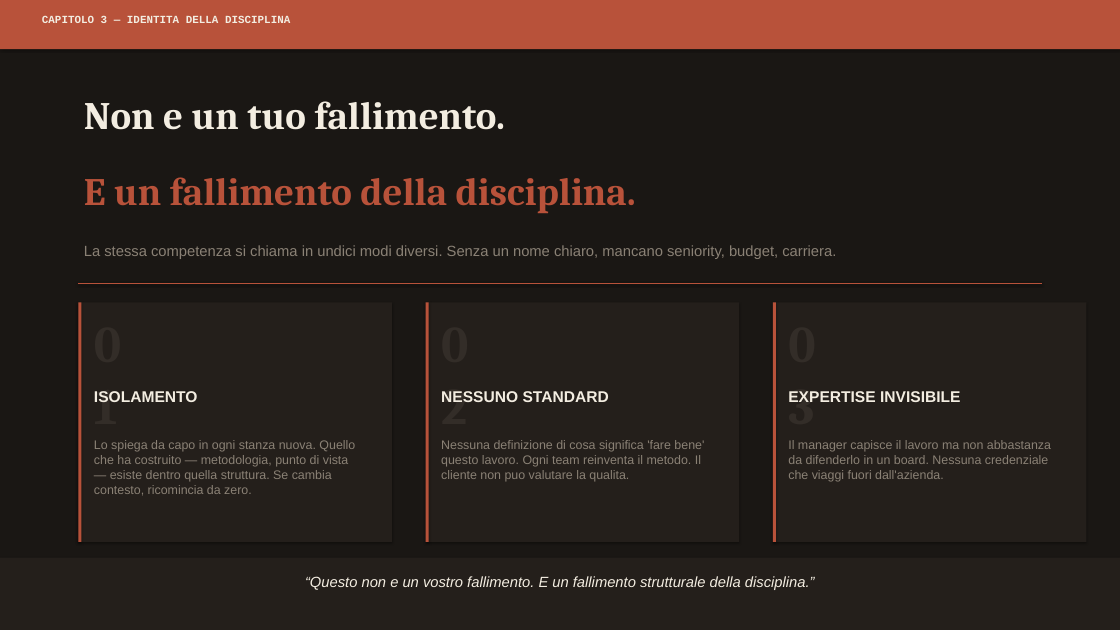
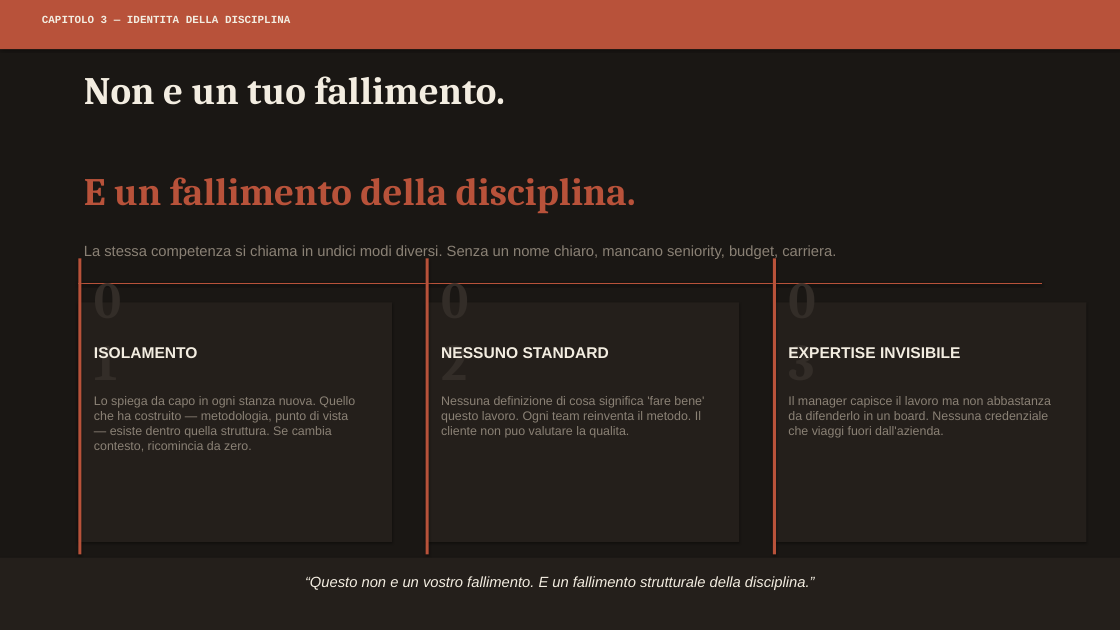
Before and after one commit to vincenzom1986/Test, a slide deck: slide 6 of Social_Listening_Speech_FINAL_v4.pptx. Drawn at 1120x630 pixels with LibreOffice and Linux fonts; fonts in the diff are those of the drawing. Boxes give left, top, right and bottom in pixels: in the first picture for what was removed or moved away, otherwise in the second. Text is boxed around its words. In the diff, an @@ line names an element or a change of style, - is before the commit and + after.

```diff
--- a/Social_Listening_Speech_FINAL_v4.pptx
+++ b/Social_Listening_Speech_FINAL_v4.pptx
@@ text "Non e un tuo fallimento." moved from (x1=84, y1=101, x2=506, y2=130) to (x1=84, y1=76, x2=506, y2=105) @@
@@ rectangle resized from (x1=78, y1=302, x2=82, y2=542) to (x1=78, y1=258, x2=82, y2=554) @@
@@ rectangle resized from (x1=426, y1=302, x2=429, y2=542) to (x1=426, y1=258, x2=429, y2=554) @@
@@ rectangle resized from (x1=773, y1=302, x2=776, y2=542) to (x1=773, y1=258, x2=776, y2=554) @@
@@ 6 texts moved together from (x1=88, y1=309, x2=960, y2=402) to (x1=88, y1=264, x2=960, y2=358) @@
@@ text "Lo spiega da capo in ..." moved from (x1=94, y1=440, x2=355, y2=496) to (x1=94, y1=396, x2=355, y2=452) @@
@@ text "Nessuna definizione di cosa significa ..." moved from (x1=441, y1=440, x2=704, y2=482) to (x1=441, y1=396, x2=704, y2=438) @@
@@ text "Il manager capisce il lavoro ..." moved from (x1=788, y1=440, x2=1051, y2=482) to (x1=788, y1=396, x2=1051, y2=438) @@
```
Also in this commit, not shown: 14 other slides changed.
